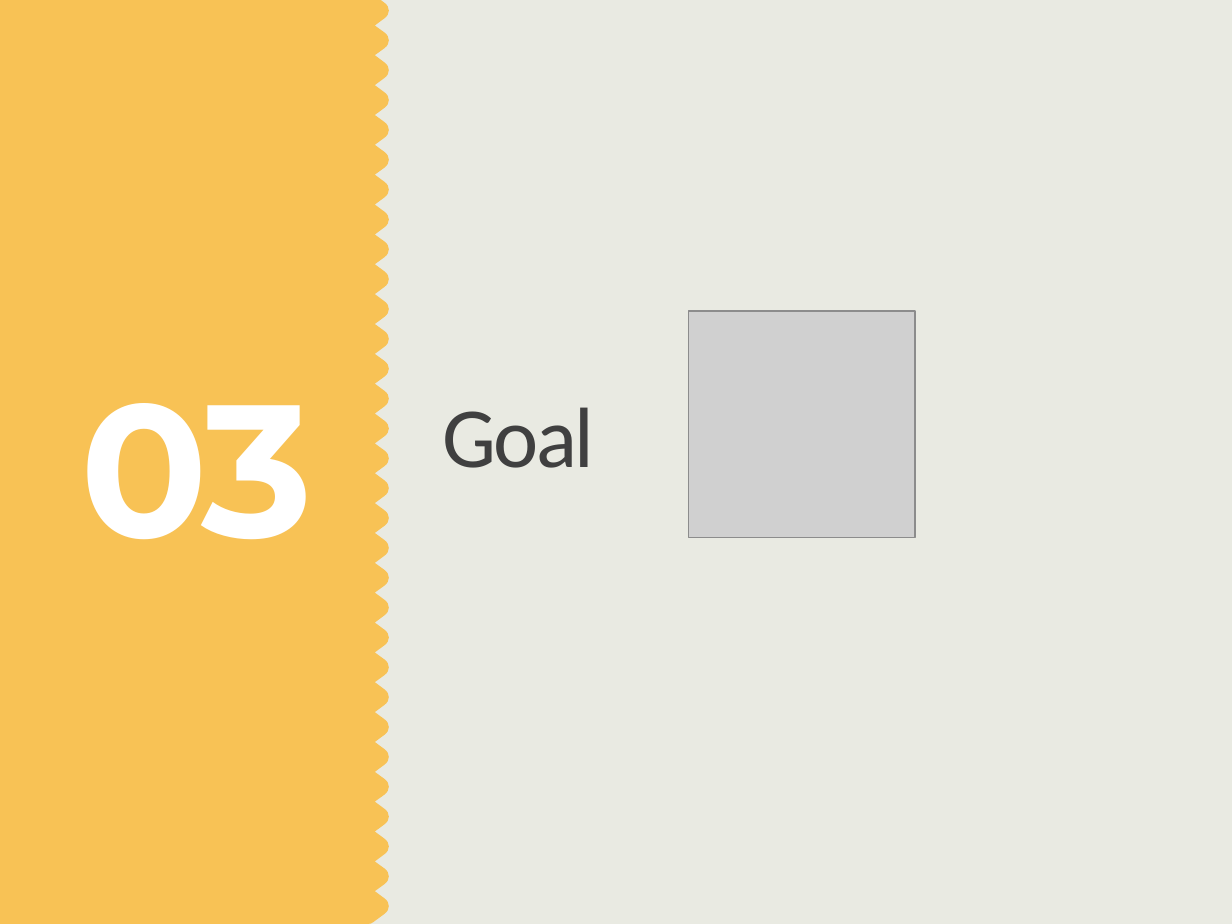
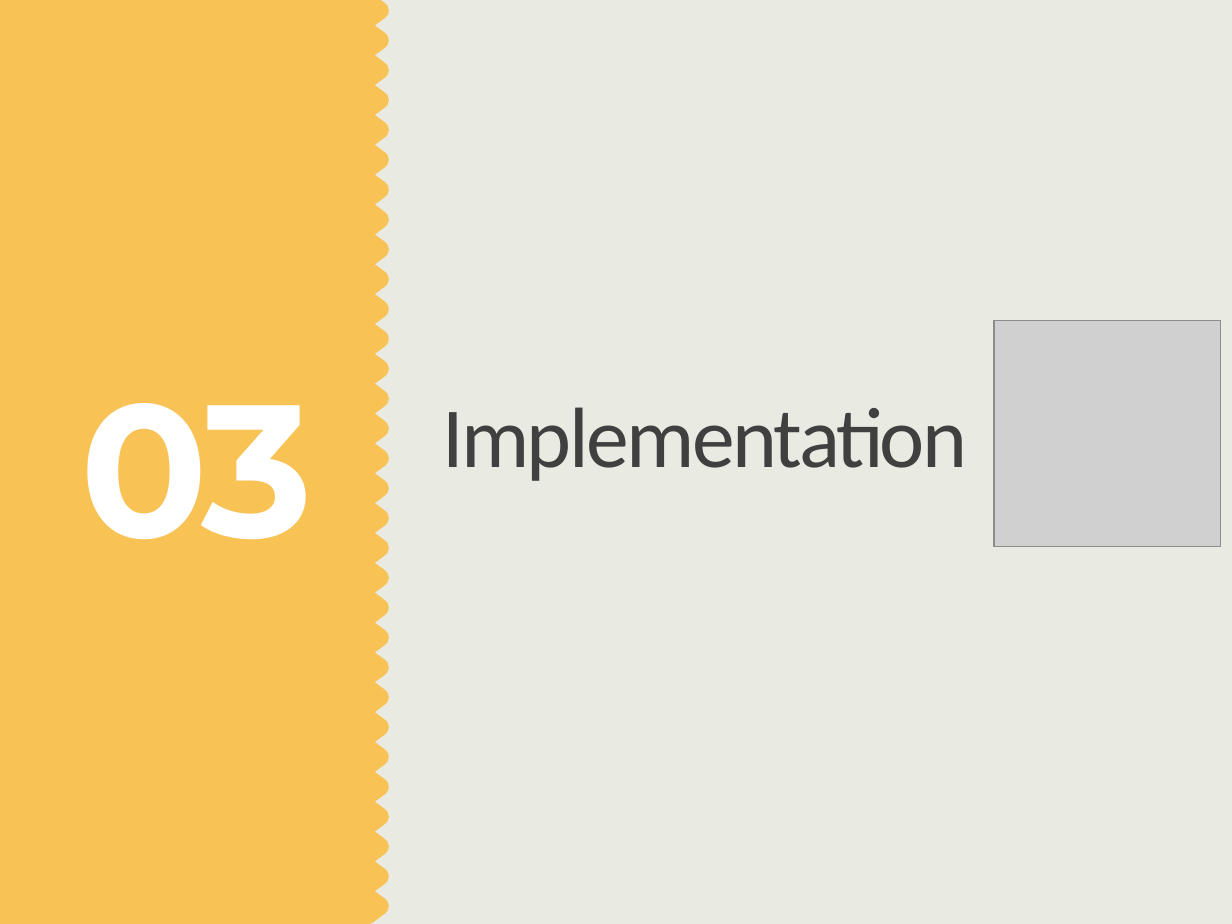
Before and after one commit to ilovethisid/Data-Structure-Design, a slide deck: slide 13 of week1.pptx (slide 7 before the commit). Drawn at 1232x924 pixels with LibreOffice and Linux fonts; fonts in the diff are those of the drawing; grey boxes stand for pictures. Boxes give left, top, right and bottom in pixels: in the first picture for what was removed or moved away, otherwise in the second. Text is boxed around its words. In the diff, an @@ line names an element or a change of style, - is before the commit and + after.

```diff
--- a/week1.pptx
+++ b/week1.pptx
@@ picture: place and size @@
-picture at box(689, 310, 915, 537)
+picture at box(994, 320, 1221, 547)
@@ text at box(442, 407, 967, 481): text changed @@
-Goal
+Implementation
```
Also in this commit, not shown: 3 other slides changed, 8 slides added, 3 slides removed.
